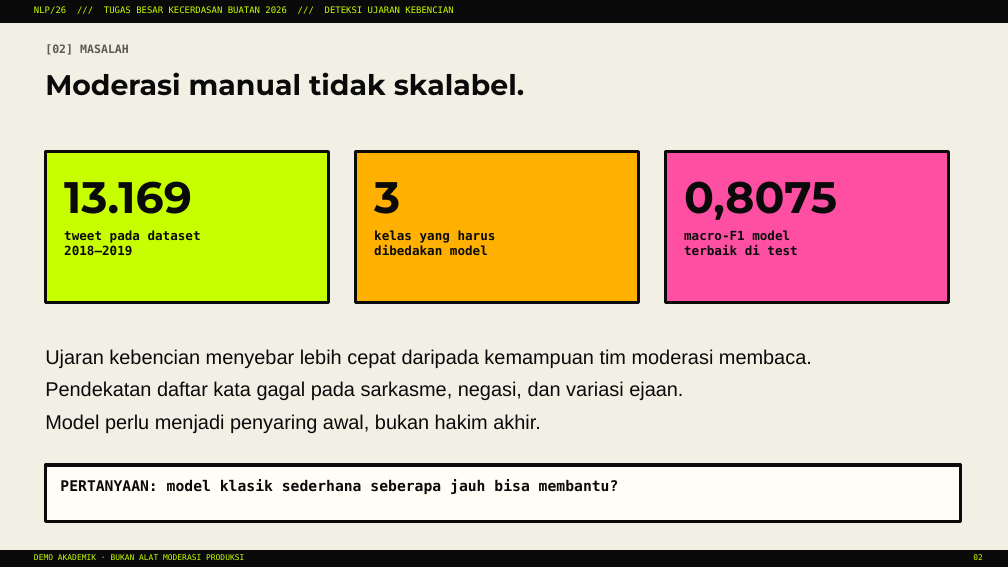
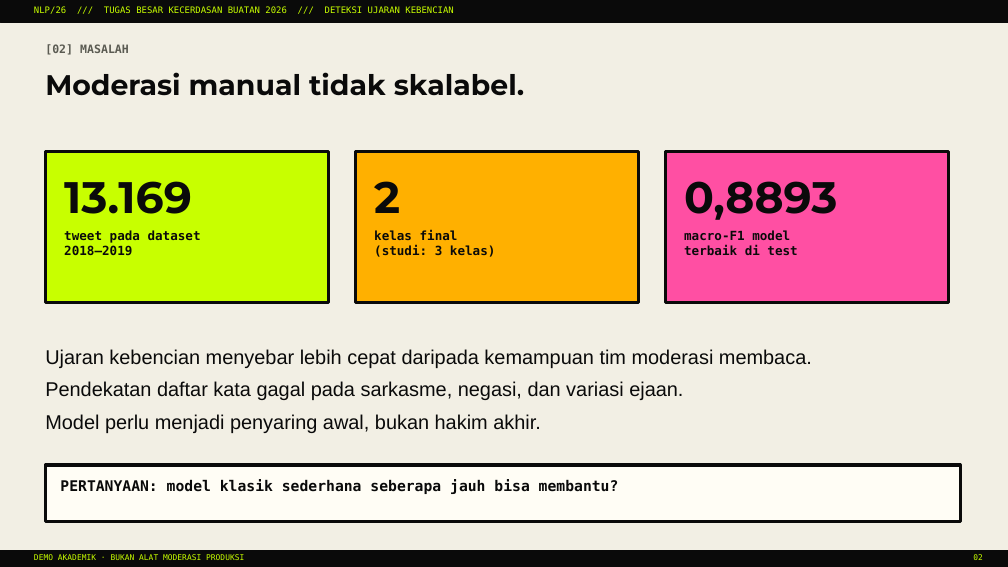
Before and after one commit to rhsa-fr/ml-deteksi-ujaran-kebencian, a slide deck: slide 2 of reports/presentasi_tugas_besar.pptx. Drawn at 1008x567 pixels with LibreOffice and Linux fonts; fonts in the diff are those of the drawing. Boxes give left, top, right and bottom in pixels: in the first picture for what was removed or moved away, otherwise in the second. Text is boxed around its words. In the diff, an @@ line names an element or a change of style, - is before the commit and + after.

```diff
--- a/reports/presentasi_tugas_besar.pptx
+++ b/reports/presentasi_tugas_besar.pptx
@@ text at box(374, 181, 400, 213): text changed @@
-3
+2
@@ text at box(684, 181, 837, 220): text changed @@
-0,8075
+0,8893
@@ text at box(374, 229, 495, 257): text changed @@
-kelas yang harus
-dibedakan model
+kelas final
+(studi: 3 kelas)
```
Also in this commit, not shown: 8 other slides changed, 1 slide added, 36 other files.
